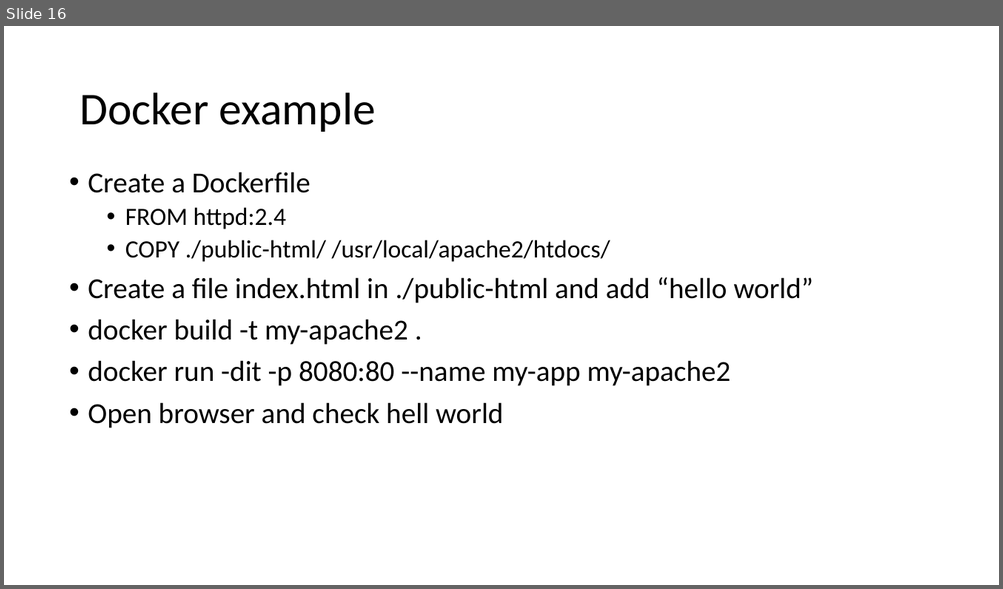
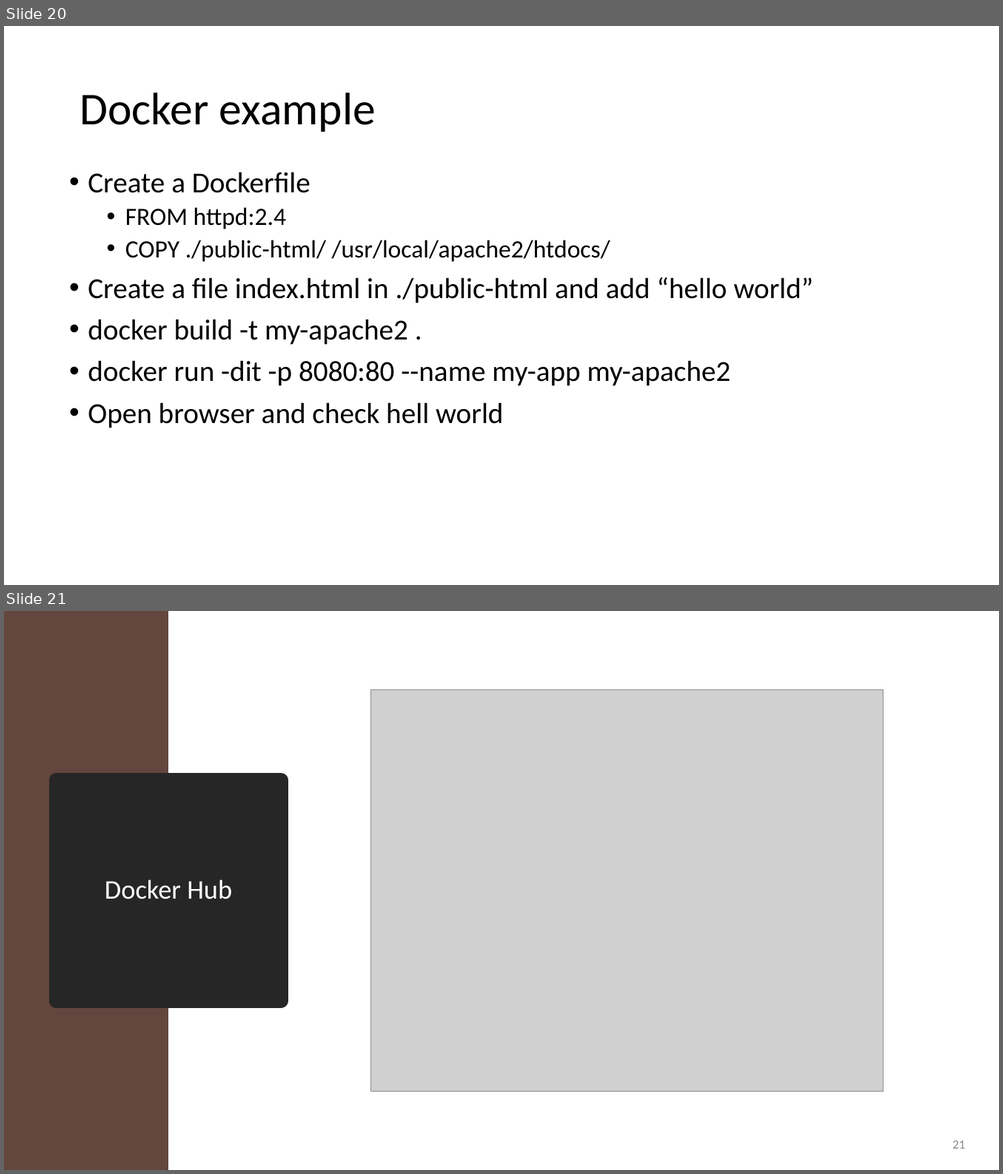
Before and after one commit to uwacsp/cits5503, a slide deck: Lectures/CITS5503Virtualisation.pptx. Shown one above the other, each under a label of ours: slide 16 before the commit, slides 20 and 21 after it. The pictures are 1003x589 and 1003x1174 pixels, drawn with LibreOffice and Linux fonts; fonts in the diff are those of the drawing; grey boxes stand for pictures. Boxes give left, top, right and bottom in pixels: in the first picture for what was removed or moved away, otherwise in the second. Text is boxed around its words. In the diff, an @@ line names an element or a change of style, - is before the commit and + after.

```diff
--- a/Lectures/CITS5503Virtualisation.pptx
+++ b/Lectures/CITS5503Virtualisation.pptx
@@ slide 21 added at (x1=4, y1=611, x2=999, y2=1170), background #FFFFFF @@
@@ rectangle added at (x1=4, y1=611, x2=168, y2=1170), fill #63463E @@
@@ picture added at (x1=370, y1=689, x2=883, y2=1091) @@
@@ title added at (x1=57, y1=780, x2=281, y2=1001), fill #262626, outline #262626 13.75 pt, 26 pt, text #FFFFFF @@
+Docker Hub
@@ page number added at (x1=952, y1=1141, x2=965, y2=1149), 12 pt, text #898989 @@
+21
@@ what was slide 16 is now slide 20 @@
```
Also in this commit, not shown: 1 slide changed, 20 other slides added, 1 slide removed, 4 other files.
